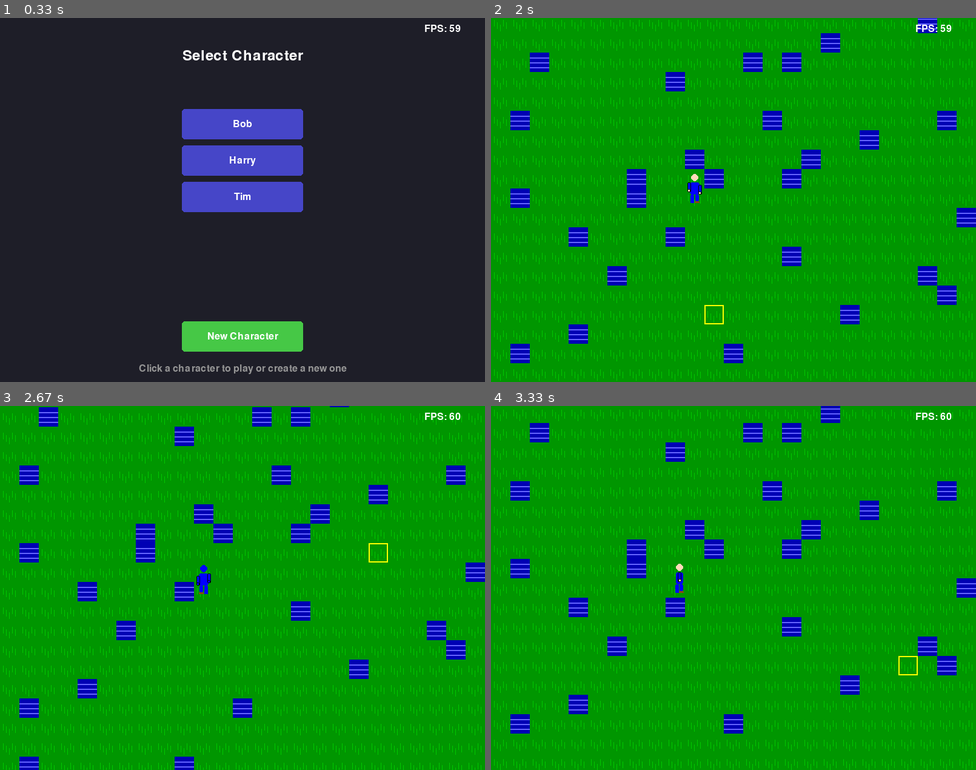
Above: before the commit, frames 1-4 (two rows, left to right).
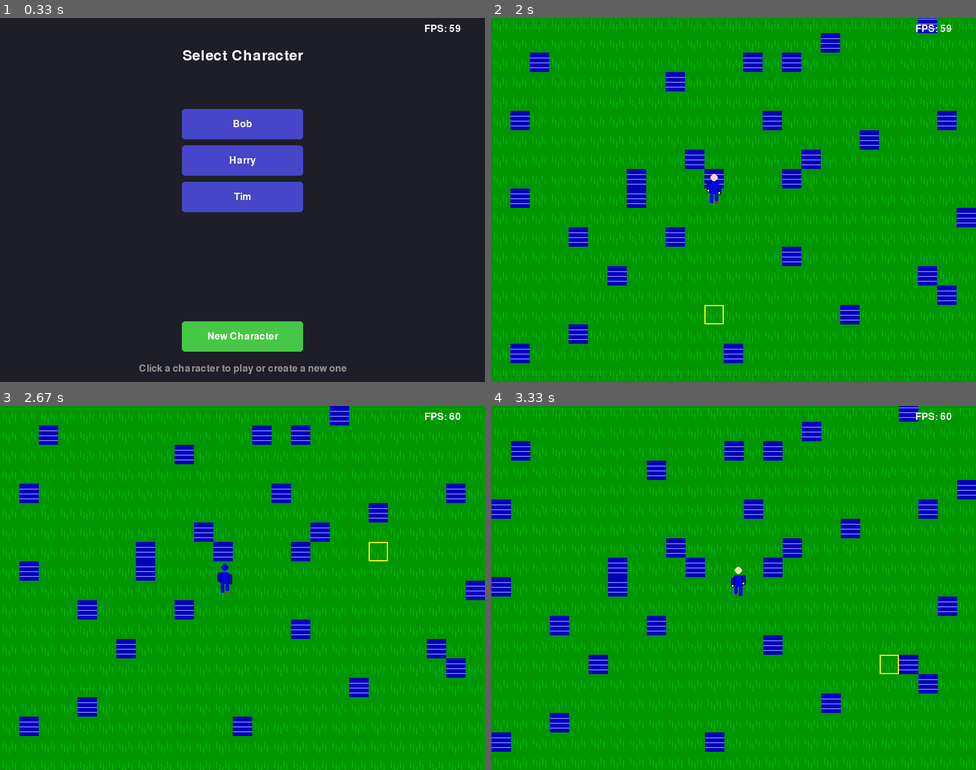
Above: after the commit, the same moments.

Repository: Tasker-AI/python-rpg
Game: pygame game, started from main.py
Same seed, same stepped clock (60 frames per second), same inputs: the game is played once before the commit and once after it.
Inputs (mouse positions are in pixels of both pictures, inside the frame that each line leads up to):
- Up to frame 1 (0.33 s): no input
- Up to frame 2 (2 s): click (733, 200) at 0.38 s; click (617, 203) at 0.72 s; click (912, 327) at 1.05 s; click (743, 76) at 1.38 s; click (709, 294) at 1.75 s
- Up to frame 3 (2.67 s): click (368, 646) at 2.22 s; click (368, 555) at 2.55 s
- Up to frame 4 (3.33 s): click (578, 624) at 2.88 s; click (903, 660) at 3.22 s

Frame 1 is identical in both runs. In frame 2, 0.3% of the frame differs, in the area x 40-48%, y 42-51%; in frame 3, 13%; in frame 4, 21%, in the area x 0-100%, y 0-100%.

Commit message:
update movement

Diff:
--- a/src/entities/player/human_sprite.py
+++ b/src/entities/player/human_sprite.py
@@ -601,6 +601,100 @@
         text_rect = text.get_rect(center=(24, 24))
         default_surface.blit(text, text_rect)
         return default_surface
+    def get_current_frame(self):
+        """
+        Get the current animation frame based on the sprite's state and direction.
+
+        Returns:
+            pygame.Surface: The current frame to display
+        """
+        try:
+            # Determine the animation state based on walking and animation time
+            if self.walking:
+                state = 'walking1' if int(self.animation_time) % 2 == 0 else 'walking2'
+            else:
+                state = 'standing'
+
+            # Get the frame for the current direction
+            frame = self.cached_sprites[state][self.direction]
+
+            # If the frame is invalid, fall back to standing frame
+            if frame is None or not hasattr(frame, 'blit'):
+                frame = self.cached_sprites['standing'][self.direction]
+
+            # If still invalid, use any valid frame
+            if frame is None or not hasattr(frame, 'blit'):
+                for state_name, directions in self.cached_sprites.items():
+                    for dir_frame in directions:
+                        if dir_frame is not None and hasattr(dir_frame, 'blit'):
+                            return dir_frame
+
+                # If we still don't have a valid frame, create a default one
+                return self._create_default_surface()
+
+            return frame
+
+        except Exception as e:
+            print(f"Error in get_current_frame: {e}")
+            import traceback
+            traceback.print_exc()
+            return self._create_default_surface()
+
+    def set_direction(self, facing):
+        """
+        Set the sprite's direction based on the facing string.
+
+        Args:
+            facing (str): Direction to face ('up', 'down', 'left', 'right')
+        """
+        try:
+            # Convert facing string to direction number
+            if facing == 'left':
+                self.direction = 1  # Left
+            elif facing == 'right':
+                self.direction = 3  # Right
+            elif facing == 'up':
+                self.direction = 2  # Up
+            else:  # down or default
+                self.direction = 0  # Down
+
+        except Exception as e:
+            print(f"Error setting direction: {e}")
+            import traceback
+            traceback.print_exc()
+
+    def update(self, dt, is_moving=False, direction=None):
+        """
+        Update the sprite's animation state.
+
+        Args:
+            dt (float): Time elapsed since last update in seconds
+            is_moving (bool): Whether the character is moving
+            direction (int, optional): Direction to face (0=down, 1=left, 2=up, 3=right)
+        """
+        try:
+            # Store old direction for debugging
+            old_direction = self.direction
+
+            # Update walking state
+            self.walking = is_moving
+
+            # Update direction if specified
+            if direction is not None:
+                # Only log if direction is changing
+                if self.direction != direction:
+                    print(f"Sprite direction changing from {old_direction} to {direction}, walking: {is_moving}")
+                self.direction = direction
+
+            # Update animation time if walking
+            if self.walking:
+                self.animation_time += dt * self.animation_speed
+
+        except Exception as e:
+            print(f"Error in sprite update: {e}")
+            import traceback
+            traceback.print_exc()
+
     def draw(self, surface, x, y):
         """
         Draw the sprite at the specified position.
--- a/src/entities/player/player.py
+++ b/src/entities/player/player.py
@@ -36,6 +36,9 @@
 
         # Force regeneration of sprite cache to ensure different animations for each direction
         self.sprite._generate_cached_sprites()
+
+        # Explicitly set the initial direction to down (0)
+        self.sprite.direction = 0
 
         self.rect = self.sprite.rect
 
@@ -78,6 +81,7 @@
 
         # Movement flags
         self.final_tile_pending = False  # Flag to handle final tile movement
+        self.actually_moving = False     # Flag to track when character is physically moving (not just queued)
         self.path = []  # Path for movement
 
         # Attributes and stats
@@ -127,10 +131,42 @@
         self.path = path
 
         # Queue the movement until the next tick
-        # We set moving to True but don't process movement yet
+        # We set moving to True to indicate we have a path to follow
+        # but actually_moving stays False until the next game tick
         self.moving = True
-        self.movement_queued = True  # Flag to indicate movement is queued
+        self.actually_moving = False
+        self.movement_queued = True
         self.last_move_tick = getattr(self.world_state, 'game_ticks', 0) - 1  # Ensure movement starts on next tick
+
+        # Set initial facing direction based on the first step in the path
+        if len(path) > 1:
+            # Get the first movement step
+            first_step = path[1]  # path[0] is current position
+            dx = first_step[0] - start_x
+            dy = first_step[1] - start_y
+
+            # Set facing direction based on the first step
+            if abs(dx) > abs(dy):
+                self.facing = 'right' if dx > 0 else 'left'
+            else:
+                self.facing = 'down' if dy > 0 else 'up'
+
+            # Update sprite direction immediately, but NEVER start walking animation here
+            if hasattr(self, 'sprite') and self.sprite:
+                # Just set the direction property directly to avoid any side effects
+                if self.facing == 'left':
+                    self.sprite.direction = 1  # Left
+                elif self.facing == 'right':
+                    self.sprite.direction = 3  # Right
+                elif self.facing == 'up':
+                    self.sprite.direction = 2  # Up
+                else:  # down or default
+                    self.sprite.direction = 0  # Down
+
+                # CRITICAL: Force walking to False until actual movement starts
+                self.sprite.walking = False
+                # Reset animation time to ensure we start from a standing pose
+                self.sprite.animation_time = 0
 
         # Clear any pending movement flags
         self.final_tile_pending = False
@@ -273,6 +309,16 @@
                     if hasattr(self, 'movement_queued') and self.movement_queued:
                         # Start the movement on this tick
                         self.movement_queued = False
+                        # This is when we actually start moving - set the flag here
+                        self.actually_moving = True
+
+                        # Now that we're actually moving, set the sprite's walking state
+                        # THIS IS THE ONLY PLACE WHERE walking SHOULD BE SET TO TRUE
+                        if hasattr(self, 'sprite') and self.sprite:
+                            self.sprite.walking = True
+                            # Start animation from beginning
+                            self.sprite.animation_time = 0
+
                         game_logger.debug(f"Starting queued movement on tick {current_tick}")
 
                     # Check if we need to finalize the last movement
@@ -290,7 +336,8 @@
                         # If we've reached the end of the path
                         if not self.path:
                             self.moving = False
-
+                            self.actually_moving = False
+                            self.path = []
                             # Call the arrival callback if it exists
                             if hasattr(self, 'on_arrival_callback') and self.on_arrival_callback:
                                 try:
@@ -347,11 +394,8 @@
                         self.rect.centerx = int(self.x)
                         self.rect.centery = int(self.y) - self.character_y_offset  # Apply character y offset
 
-            # Update sprite animation based on movement state
+            # Always update the sprite direction based on facing
             if hasattr(self, 'sprite') and self.sprite:
-                # Set the sprite's walking state
-                self.sprite.walking = self.moving
-
                 # Convert facing direction to sprite direction
                 sprite_direction = None
                 if hasattr(self, 'facing'):
@@ -364,8 +408,12 @@
                     else:  # down or default
                         sprite_direction = 0  # Down
 
-                # Update the sprite with the current direction
-                self.sprite.update(dt, is_moving=self.moving, direction=sprite_direction)
+                # CRITICAL: Only update the walking state if we're actually moving
+                # This ensures the walking animation only plays when physically moving
+                is_moving = self.actually_moving
+
+                # Update the sprite with the current direction and walking state
+                self.sprite.update(dt, is_moving=is_moving, direction=sprite_direction)
 
         except Exception as e:
             game_logger.error(f"Error in player update: {e}")
--- a/src/game_state/world_state.py
+++ b/src/game_state/world_state.py
@@ -488,9 +488,14 @@
             game_logger.debug(f"Target position ({end_x}, {end_y}) is not walkable")
             return None
 
-        # Simple heuristic function (Manhattan distance)
+        # Diagonal distance heuristic (better for 8-way movement)
         def heuristic(a, b):
-            return abs(a[0] - b[0]) + abs(a[1] - b[1])
+            dx = abs(a[0] - b[0])
+            dy = abs(a[1] - b[1])
+            # D1 = cost of straight movement, D2 = cost of diagonal movement
+            D1 = 1
+            D2 = 1.4142  # sqrt(2)
+            return D1 * (dx + dy) + (D2 - 2 * D1) * min(dx, dy)
 
         # Initialize data structures
         open_set = []
@@ -500,8 +505,11 @@
         g_score = {(start_x, start_y): 0}
         f_score = {(start_x, start_y): heuristic((start_x, start_y), (end_x, end_y))}
 
-        # Possible movement directions (4-way movement)
-        directions = [(0, 1), (1, 0), (0, -1), (-1, 0)]
+        # Possible movement directions (8-way movement including diagonals)
+        directions = [
+            (0, 1), (1, 0), (0, -1), (-1, 0),  # Cardinal directions
+            (1, 1), (1, -1), (-1, 1), (-1, -1)   # Diagonal directions
+        ]
 
         while open_set:
             current = heapq.heappop(open_set)[1]
@@ -522,8 +530,15 @@
                 if neighbor != (end_x, end_y) and not self.is_walkable(neighbor[0], neighbor[1]):
                     continue
 
-                # Calculate tentative g score
-                tentative_g_score = g_score[current] + 1
+                # For diagonal movement, check that both adjacent tiles are walkable
+                # This prevents cutting through walls diagonally
+                if dx != 0 and dy != 0:
+                    if not self.is_walkable(current[0] + dx, current[1]) or not self.is_walkable(current[0], current[1] + dy):
+                        continue
+
+                # Calculate tentative g score (diagonal movement costs more)
+                movement_cost = 1.4142 if (dx != 0 and dy != 0) else 1.0  # sqrt(2) for diagonal, 1 for cardinal
+                tentative_g_score = g_score[current] + movement_cost
 
                 if neighbor not in g_score or tentative_g_score < g_score[neighbor]:
                     came_from[neighbor] = current
